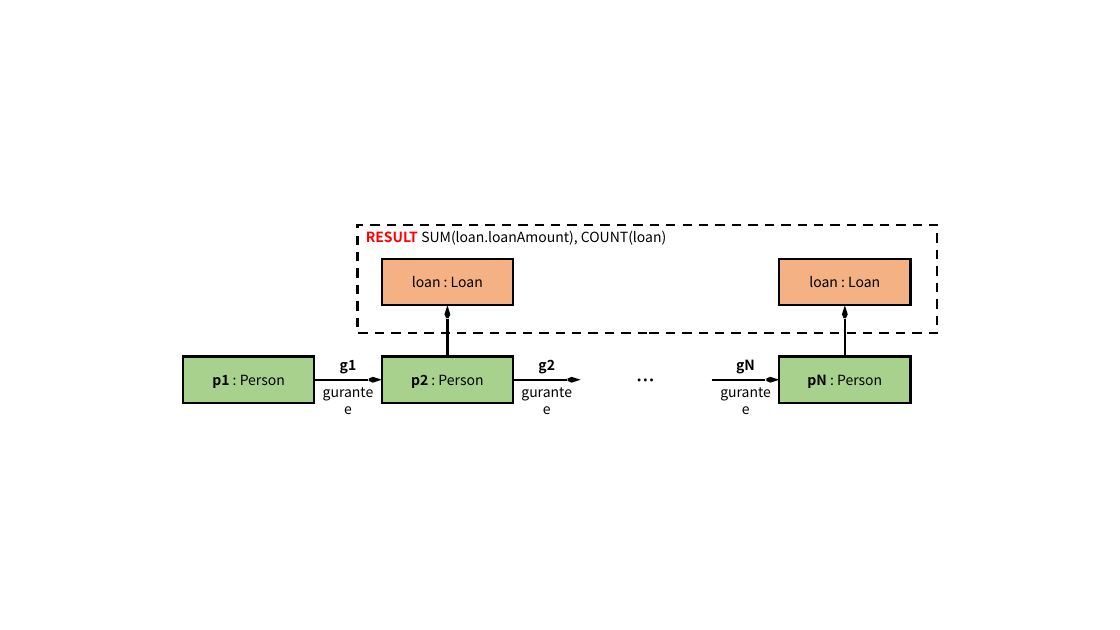
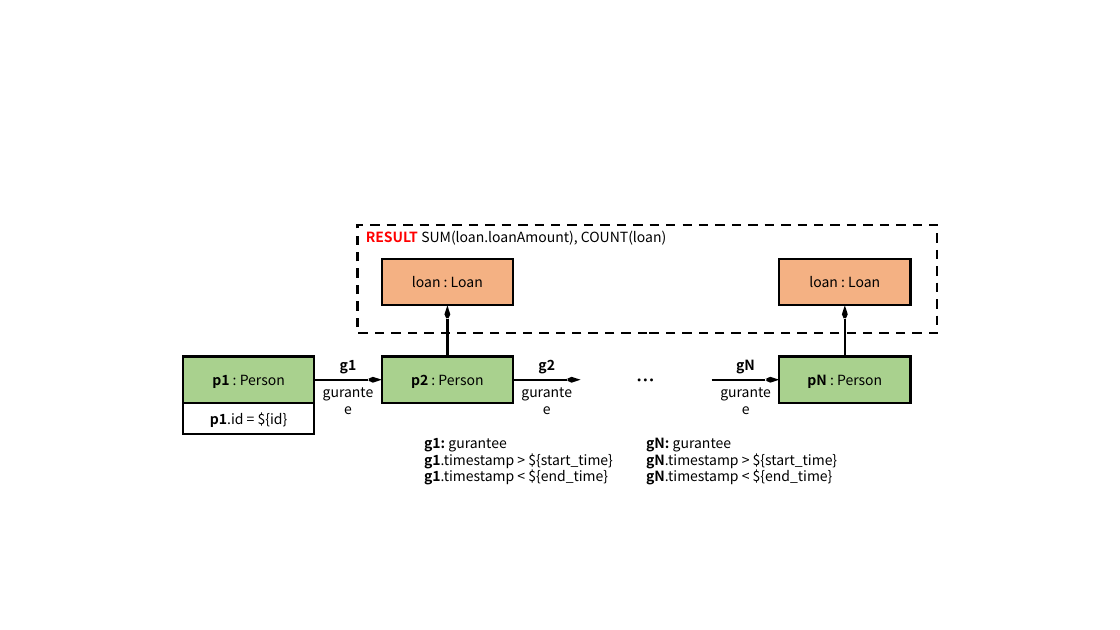
Before and after one commit to ldbc/ldbc_finbench_docs, a slide deck: slide 12 of patterns/transaction-complex-read.pptx. Drawn at 1120x630 pixels with LibreOffice and Linux fonts; fonts in the diff are those of the drawing. Boxes give left, top, right and bottom in pixels: in the first picture for what was removed or moved away, otherwise in the second. Text is boxed around its words. In the diff, an @@ line names an element or a change of style, - is before the commit and + after.

```diff
--- a/patterns/transaction-complex-read.pptx
+++ b/patterns/transaction-complex-read.pptx
@@ rectangle added at (183, 403, 314, 434), outline #000000 2 pt, 12 pt, text #000000 @@
+p1.id = ${id}
@@ text added at (424, 437, 838, 485), 12 pt, text #000000 @@
+g1: gurantee
+g1.timestamp > ${start_time}
+g1.timestamp < ${end_time}
+gN: gurantee
+gN.timestamp > ${start_time}
+gN.timestamp < ${end_time}
```
Also in this commit, not shown: 1 other slide changed, 31 other files.
